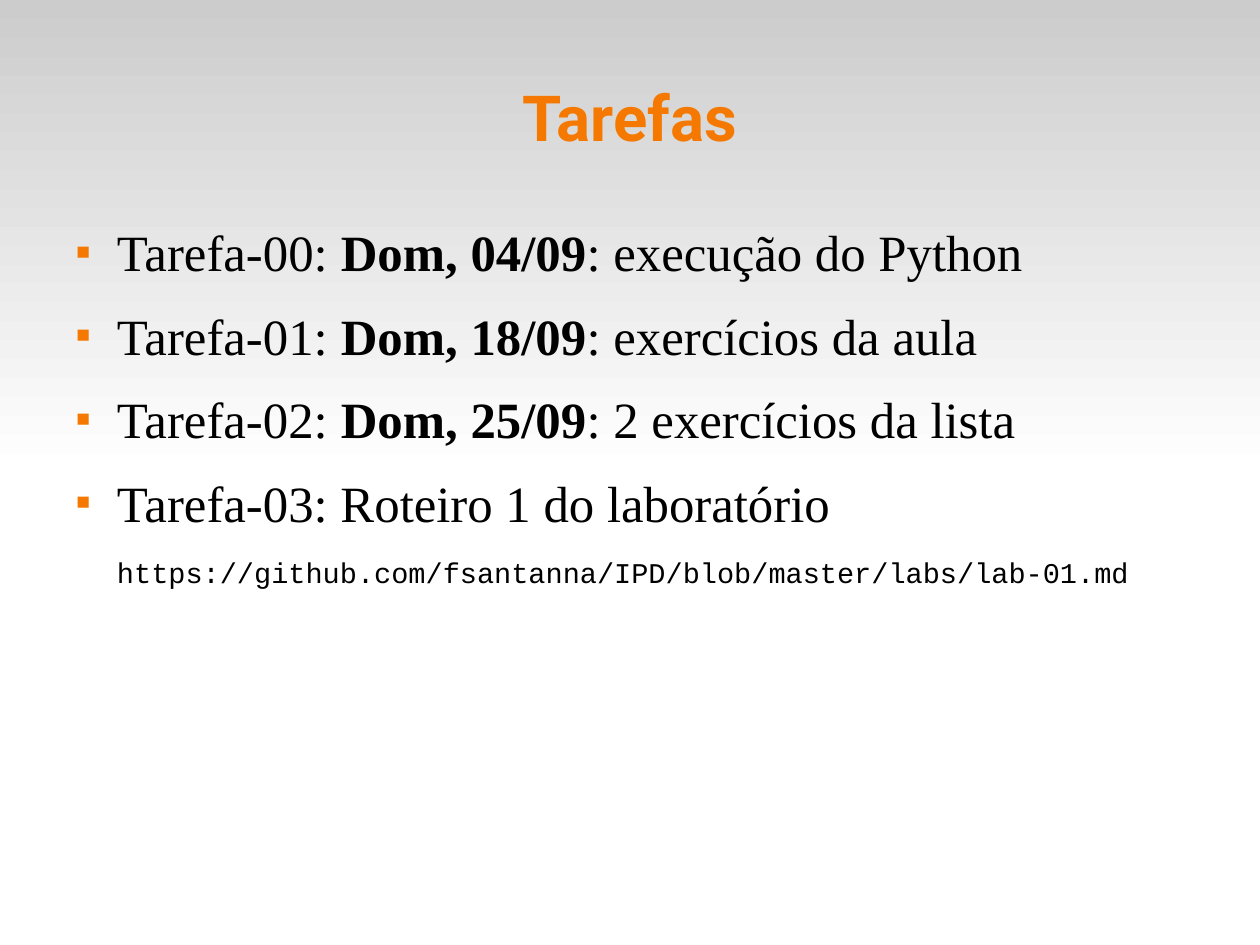
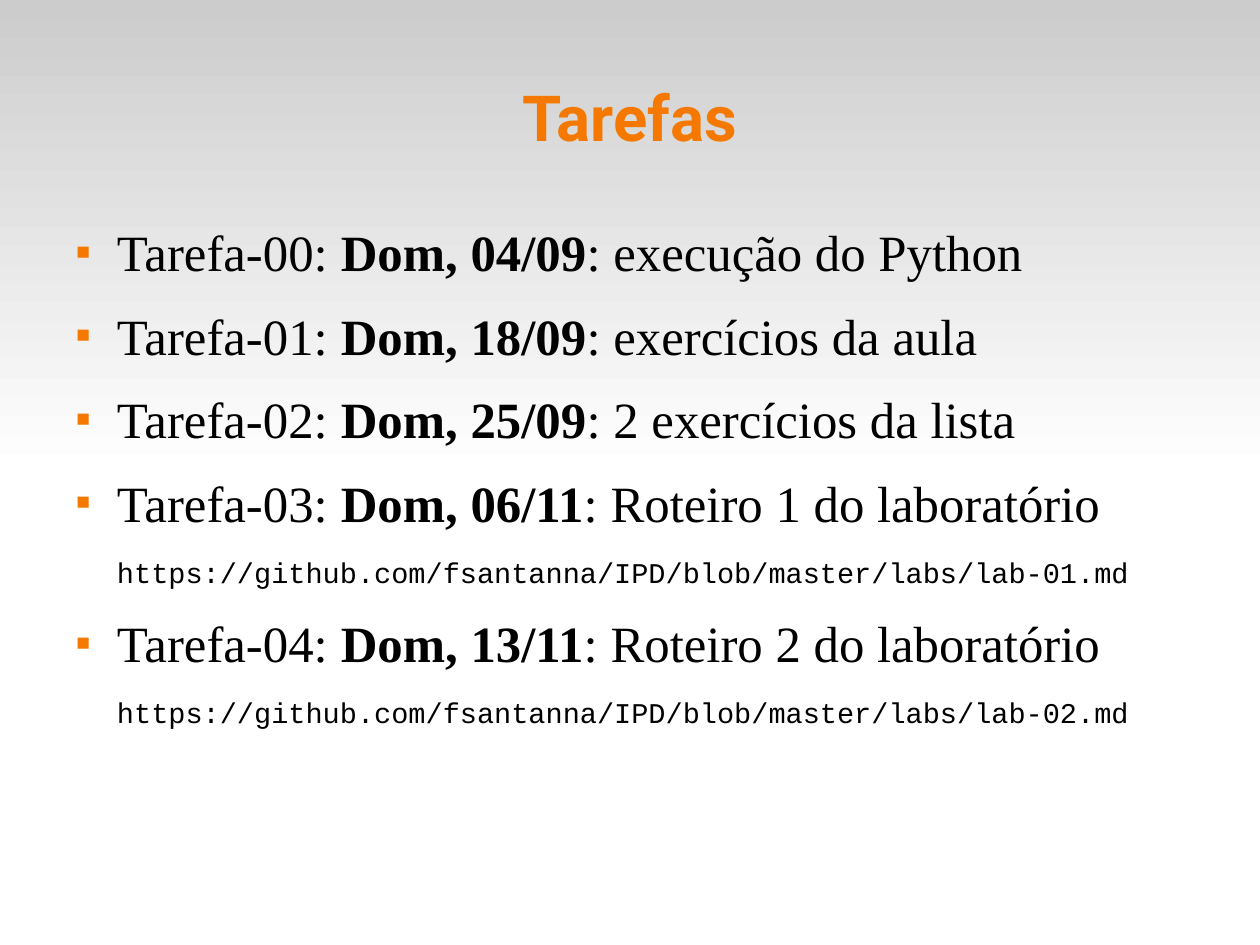
Before and after one commit to fsantanna-uerj/IPD, a slide deck: slide 9 of slides/ipd-00.odp. Drawn at 1260x945 pixels with LibreOffice and Linux fonts; fonts in the diff are those of the drawing. Boxes give left, top, right and bottom in pixels: in the first picture for what was removed or moved away, otherwise in the second. Text is boxed around its words. In the diff, an @@ line names an element or a change of style, - is before the commit and + after.

```diff
--- a/slides/ipd-00.odp
+++ b/slides/ipd-00.odp
@@ text at [117, 486, 1100, 530]: text changed @@
-■ Tarefa-03: Roteiro 1 do laboratório
+■ Tarefa-03: Dom, 06/11: Roteiro 1 do laboratório
@@ text at [117, 626, 1129, 729]: paragraphs added @@
+■ Tarefa-04: Dom, 13/11: Roteiro 2 do laboratório
+https://github.com/fsantanna/IPD/blob/master/labs/lab-02.md
```
Also in this commit, not shown: 5 other files.
